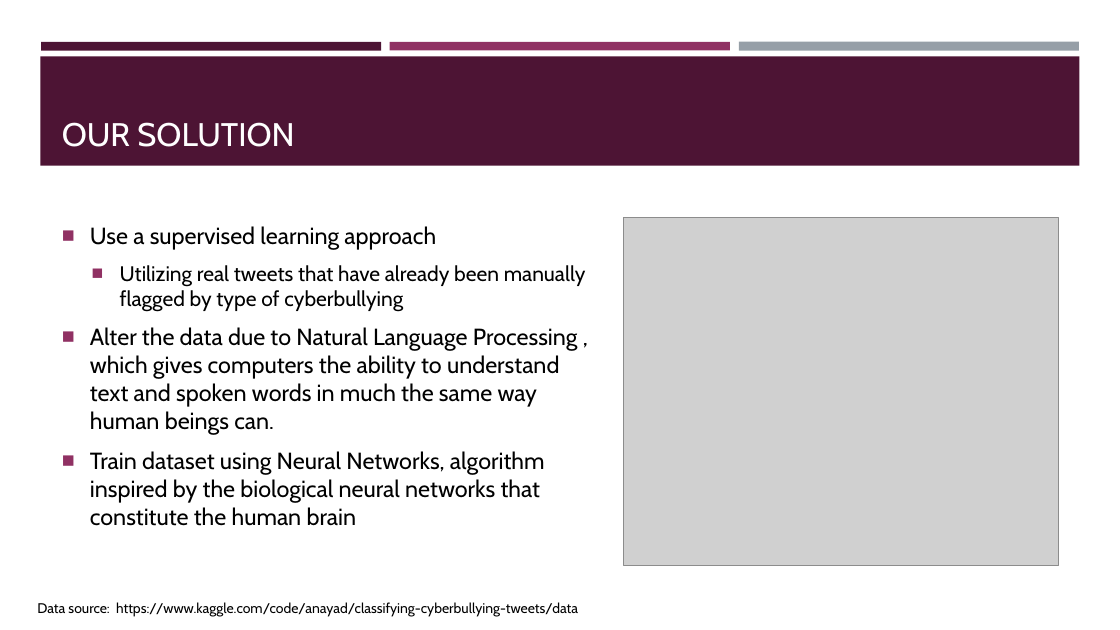
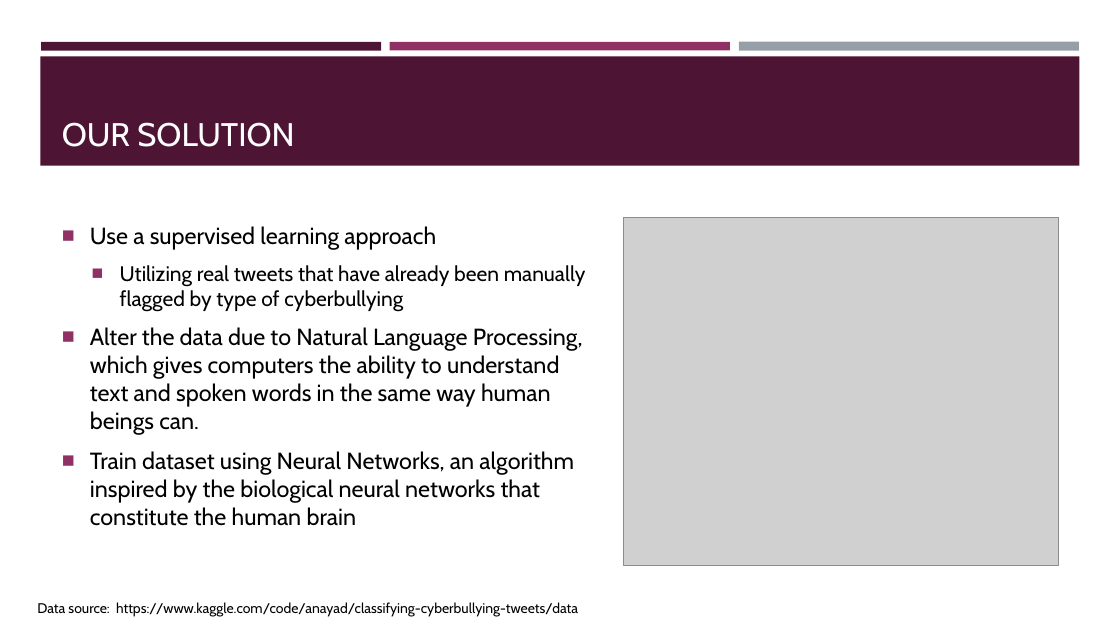
Before and after one commit to sabinabains/dsc-phase-4-project, a slide deck: slide 3 of dsc-phase-4-project-presentation 8.1.pptx. Drawn at 1120x630 pixels with LibreOffice and Linux fonts; fonts in the diff are those of the drawing; grey boxes stand for pictures. Boxes give left, top, right and bottom in pixels: in the first picture for what was removed or moved away, otherwise in the second. Text is boxed around its words. In the diff, an @@ line names an element or a change of style, - is before the commit and + after.

```diff
--- a/dsc-phase-4-project-presentation 8.1.pptx
+++ b/dsc-phase-4-project-presentation 8.1.pptx
@@ text at [90, 327, 583, 526]: text changed @@
-■ Alter the data due to Natural Language Processing , which gives computers the ability to understand text and spoken words in much the same way human beings can.
-■ Train dataset using Neural Networks, algorithm inspired by the biological neural networks that constitute the human brain
+■ Alter the data due to Natural Language Processing, which gives computers the ability to understand text and spoken words in the same way human beings can.
+■ Train dataset using Neural Networks, an algorithm inspired by the biological neural networks that constitute the human brain
```
Also in this commit, not shown: 6 other slides changed, 3 other files.
